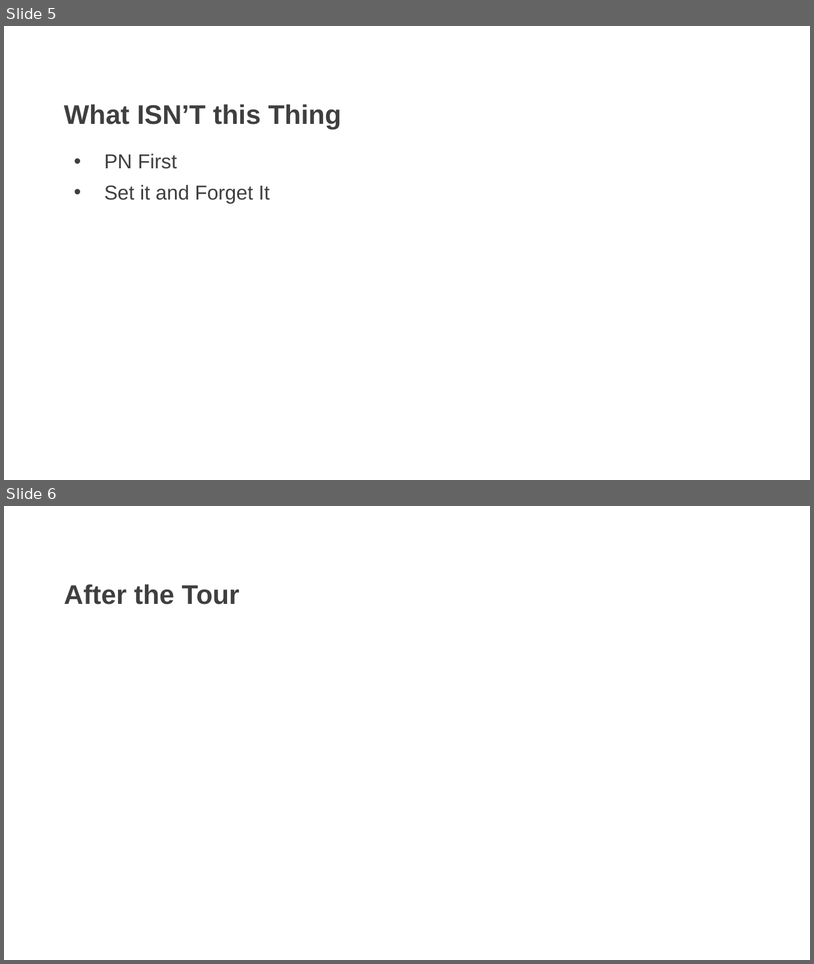
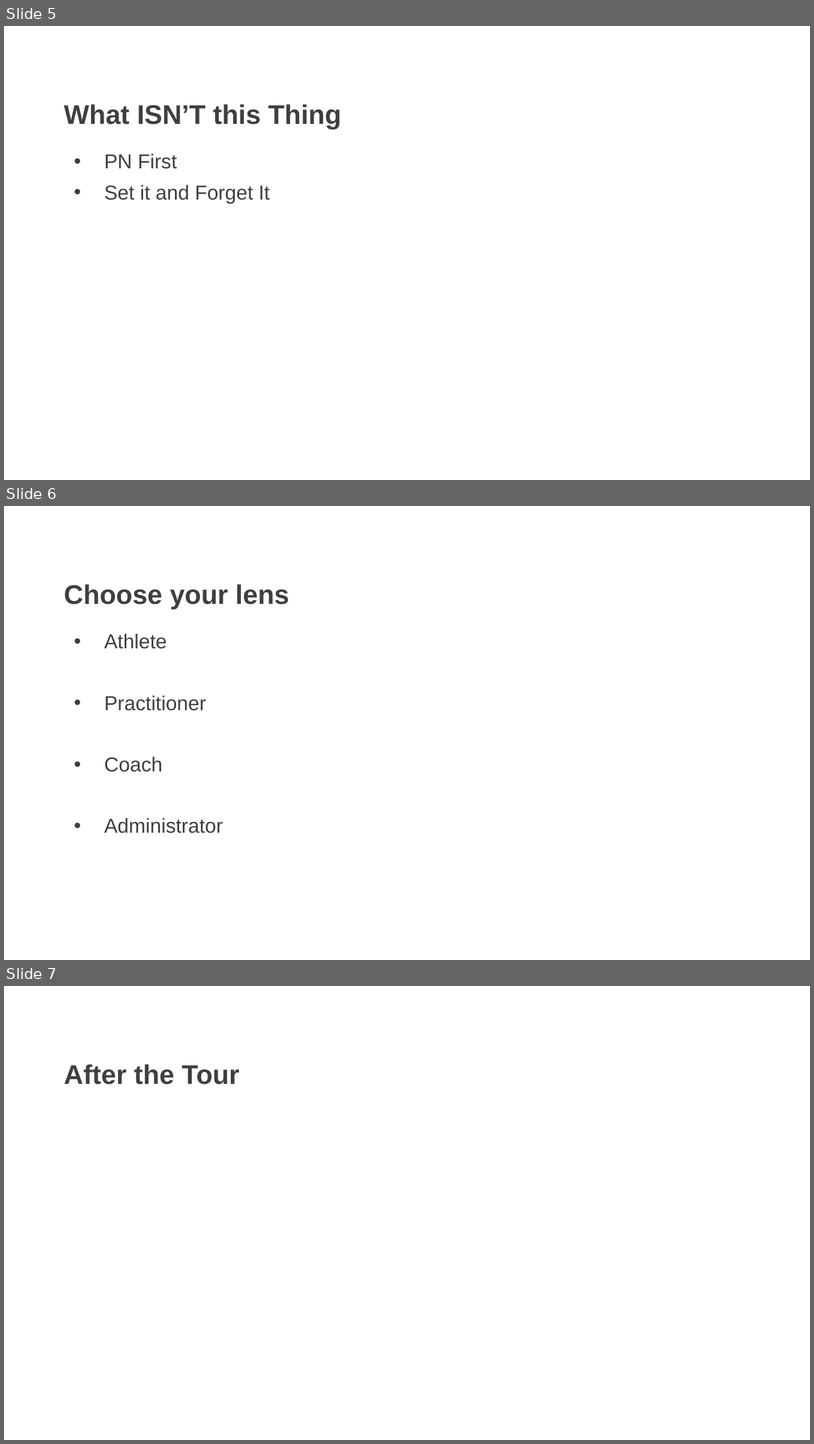
Before and after one commit to AKates717/CSI-Pacific-RTP, a slide deck: RTP Resources/RTP_L&L_2026.pptx. Shown one above the other, each under a label of ours: slides 5 and 6 before the commit, slides 5, 6 and 7 after it. The pictures are 814x964 and 814x1444 pixels, drawn with LibreOffice and Linux fonts; fonts in the diff are those of the drawing; background and template pictures are left out. Boxes give left, top, right and bottom in pixels: in the first picture for what was removed or moved away, otherwise in the second. Text is boxed around its words. In the diff, an @@ line names an element or a change of style, - is before the commit and + after.

```diff
--- a/RTP Resources/RTP_L&L_2026.pptx
+++ b/RTP Resources/RTP_L&L_2026.pptx
@@ slide 6 added at [4,506,810,960], background picture (left out) @@
@@ title added at [64,584,290,609], 32 pt, text #3F3F3F, bold @@
+Choose your lens
@@ text added at [104,633,223,833], 24 pt, text #3F3F3F @@
+• Athlete
+• Practitioner
+• Coach
+• Administrator
@@ what was slide 6 is now slide 7 @@
```
Also in this commit, not shown: 1 slide changed, 26 other files.
